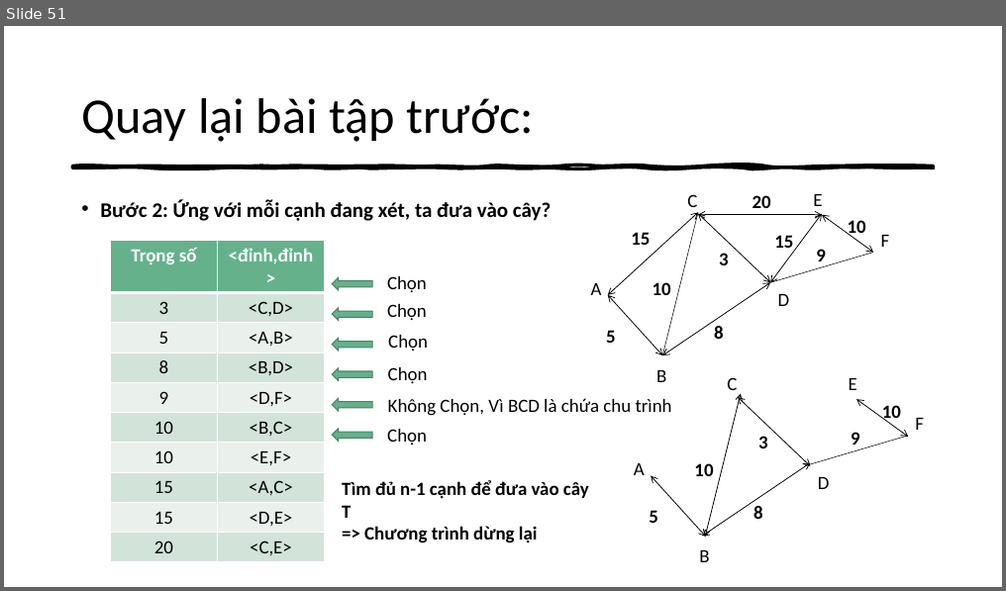
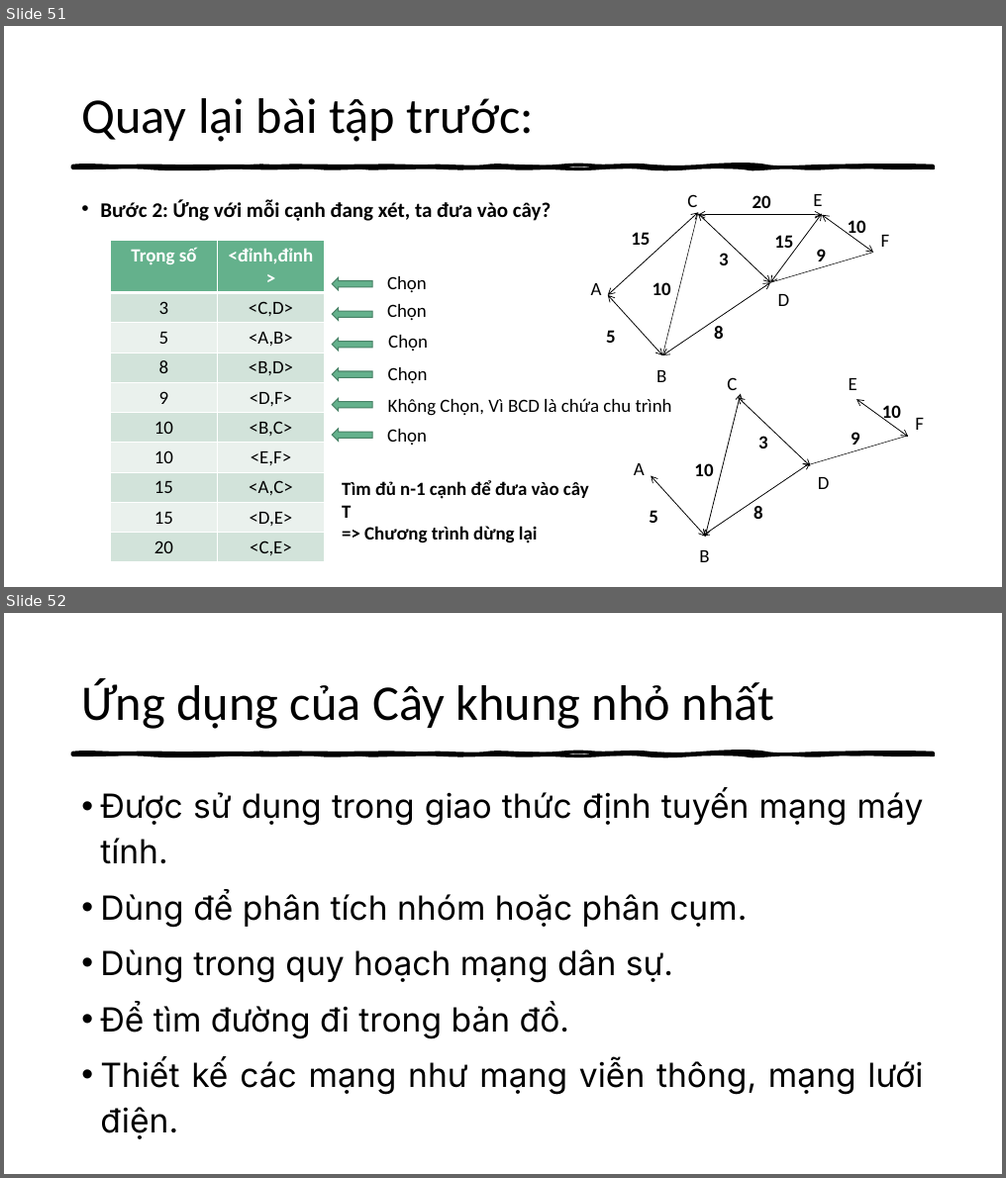
Before and after one commit to thathcmus/CTDL_GT, a slide deck: 1_Slide_Nhom2_Ca_Chieu_Cau_Truc_Du_Lieu_Do_Thi_Va_Ung_Dung.pptx. Shown one above the other, each under a label of ours: slide 51 before the commit, slides 51 and 52 after it. The pictures are 1006x591 and 1006x1178 pixels, drawn with LibreOffice and Linux fonts; fonts in the diff are those of the drawing. Boxes give left, top, right and bottom in pixels: in the first picture for what was removed or moved away, otherwise in the second. Text is boxed around its words. In the diff, an @@ line names an element or a change of style, - is before the commit and + after.

```diff
--- a/1_Slide_Nhom2_Ca_Chieu_Cau_Truc_Du_Lieu_Do_Thi_Va_Ung_Dung.pptx
+++ b/1_Slide_Nhom2_Ca_Chieu_Cau_Truc_Du_Lieu_Do_Thi_Va_Ung_Dung.pptx
@@ slide 52 added at (x1=4, y1=613, x2=1002, y2=1174), background #FFFFFF; not listed: 1 template element that a slide beside it also shows @@
@@ title added at (x1=81, y1=679, x2=774, y2=729), 48 pt, text #000000 @@
+Ứng dụng của Cây khung nhỏ nhất
@@ text added at (x1=100, y1=790, x2=924, y2=1140), 32 pt, text #000000 @@
+• Được sử dụng trong giao thức định tuyến mạng máy tính.
+• Dùng để phân tích nhóm hoặc phân cụm.
+• Dùng trong quy hoạch mạng dân sự.
+• Để tìm đường đi trong bản đồ.
+• Thiết kế các mạng như mạng viễn thông, mạng lưới điện.
```
Also in this commit, not shown: 7 slides changed, 7 other slides added, 7 slides removed, 3 other files.
